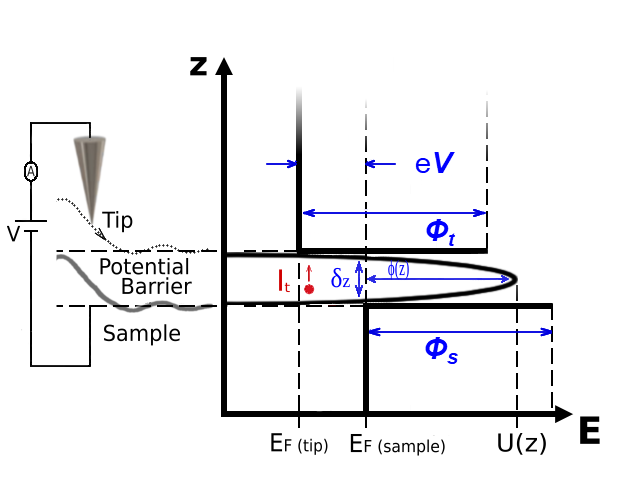
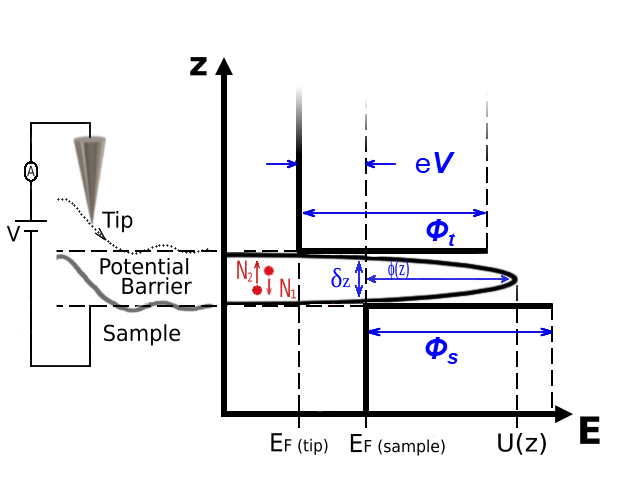
Layer changes from the first (625, 484) image to the second:
painted on "Paint Layer 11 Merged" over <box>256,260,315,299</box>
painted on "Copy of Paint Layer 14" over <box>237,260,315,299</box>
painted on "Paint Layer 14" over <box>237,260,315,299</box>
added layer "Paint Layer 13" (1st of 2) above "Paint Layer 17" over <box>237,260,315,299</box>
added layer "Paint Layer 17" above "Paint Layer 13" over <box>237,260,315,299</box>
painted on "Paint Layer 13" (2nd of 2) over <box>237,260,315,299</box>
painted on "Copy of Paint Layer 11" over <box>237,260,315,299</box>
painted on "Paint Layer 11" (3rd of 3, in "Group 10") over <box>237,260,315,299</box>
painted on "Paint Layer 6" over <box>237,260,294,299</box>
painted on "tip" over <box>237,260,290,285</box>
painted on "profile" over <box>237,260,294,299</box>
painted on "base axis" (2nd of 2) over <box>237,260,315,299</box>
painted on "Paint Layer 2 (pasted)" (2nd of 3) over <box>237,260,315,299</box>
